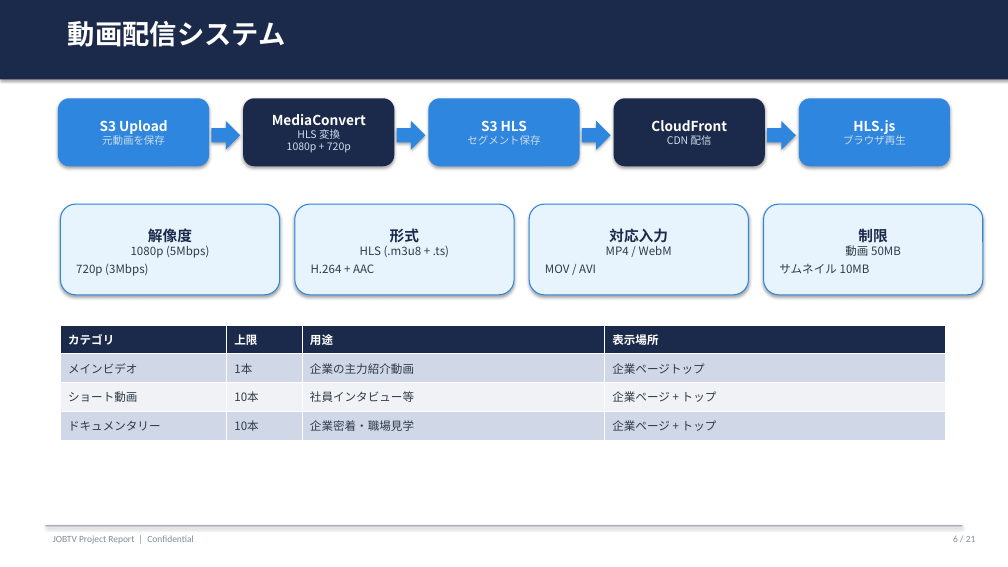
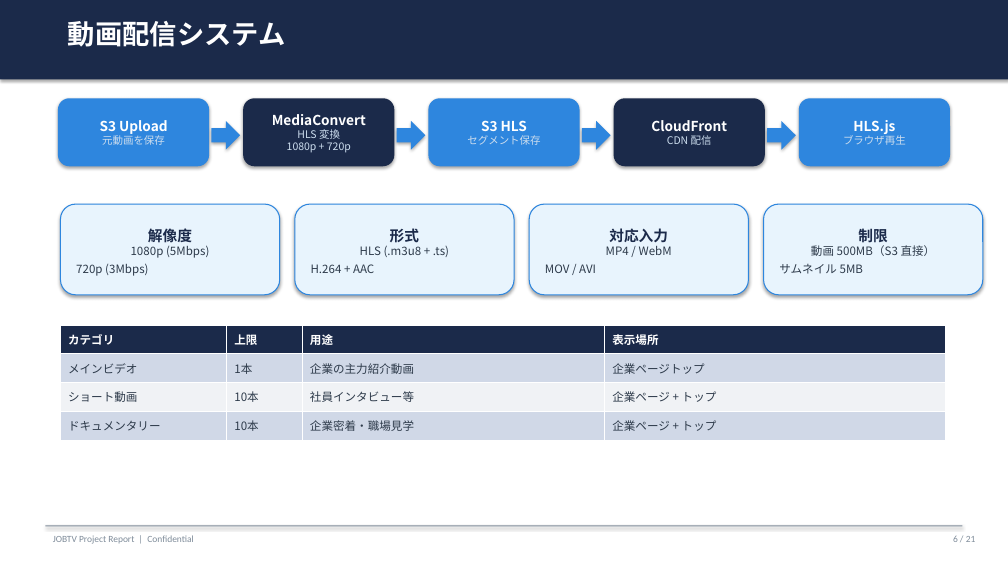
Before and after one commit to o-tatsuki1029/jobtv-app, a slide deck: slide 6 of docs/presentations/jobtv_executive_report.pptx. Drawn at 1008x567 pixels with LibreOffice and Linux fonts; fonts in the diff are those of the drawing. Boxes give left, top, right and bottom in pixels: in the first picture for what was removed or moved away, otherwise in the second. Text is boxed around its words. In the diff, an @@ line names an element or a change of style, - is before the commit and + after.

```diff
--- a/docs/presentations/jobtv_executive_report.pptx
+++ b/docs/presentations/jobtv_executive_report.pptx
@@ text in rounded rectangle at bbox=[779, 245, 936, 274]: text changed @@
-動画 50MB
-サムネイル 10MB
+動画 500MB（S3 直接）
+サムネイル 5MB
```
Also in this commit, not shown: 8 other slides changed, 18 other files.
